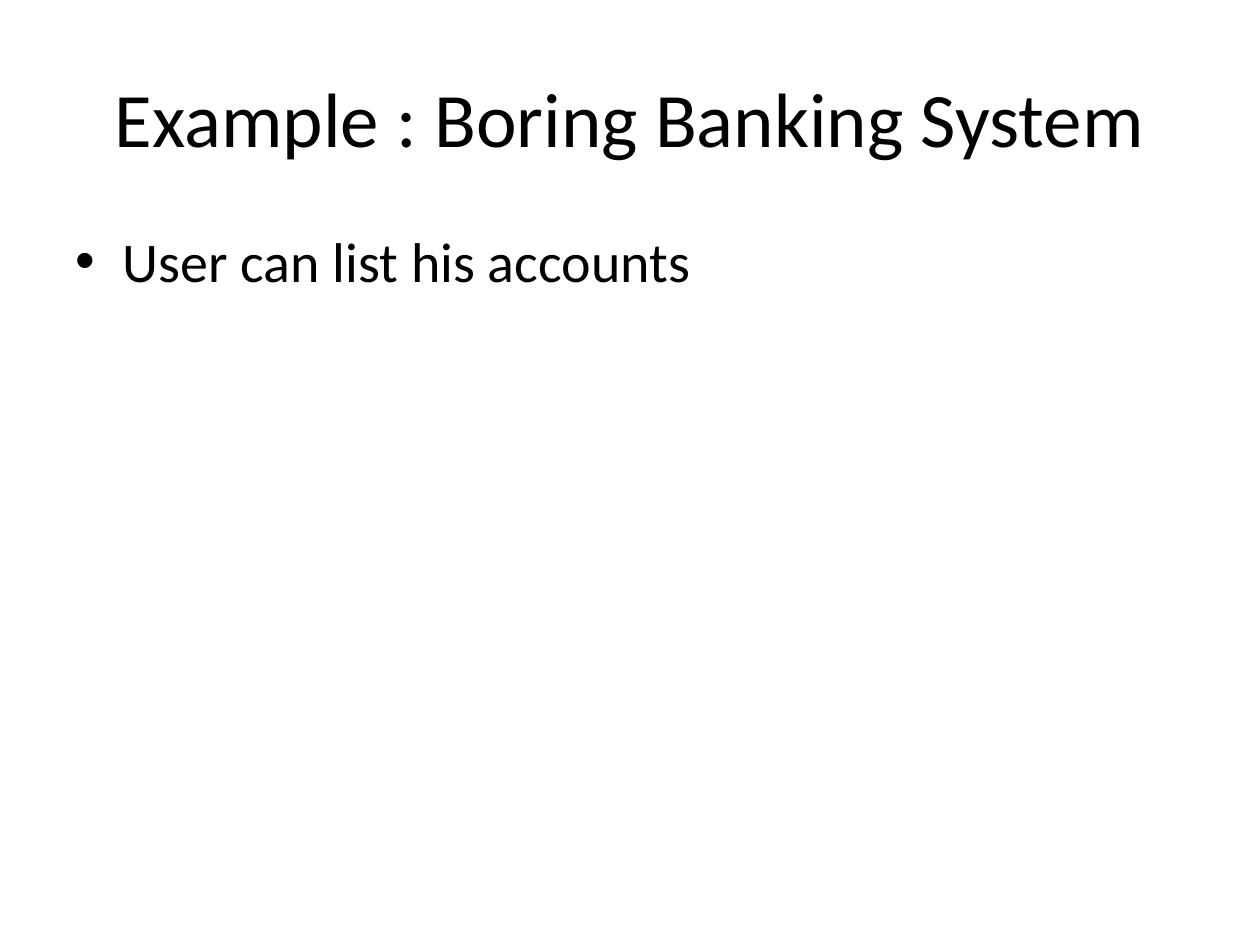
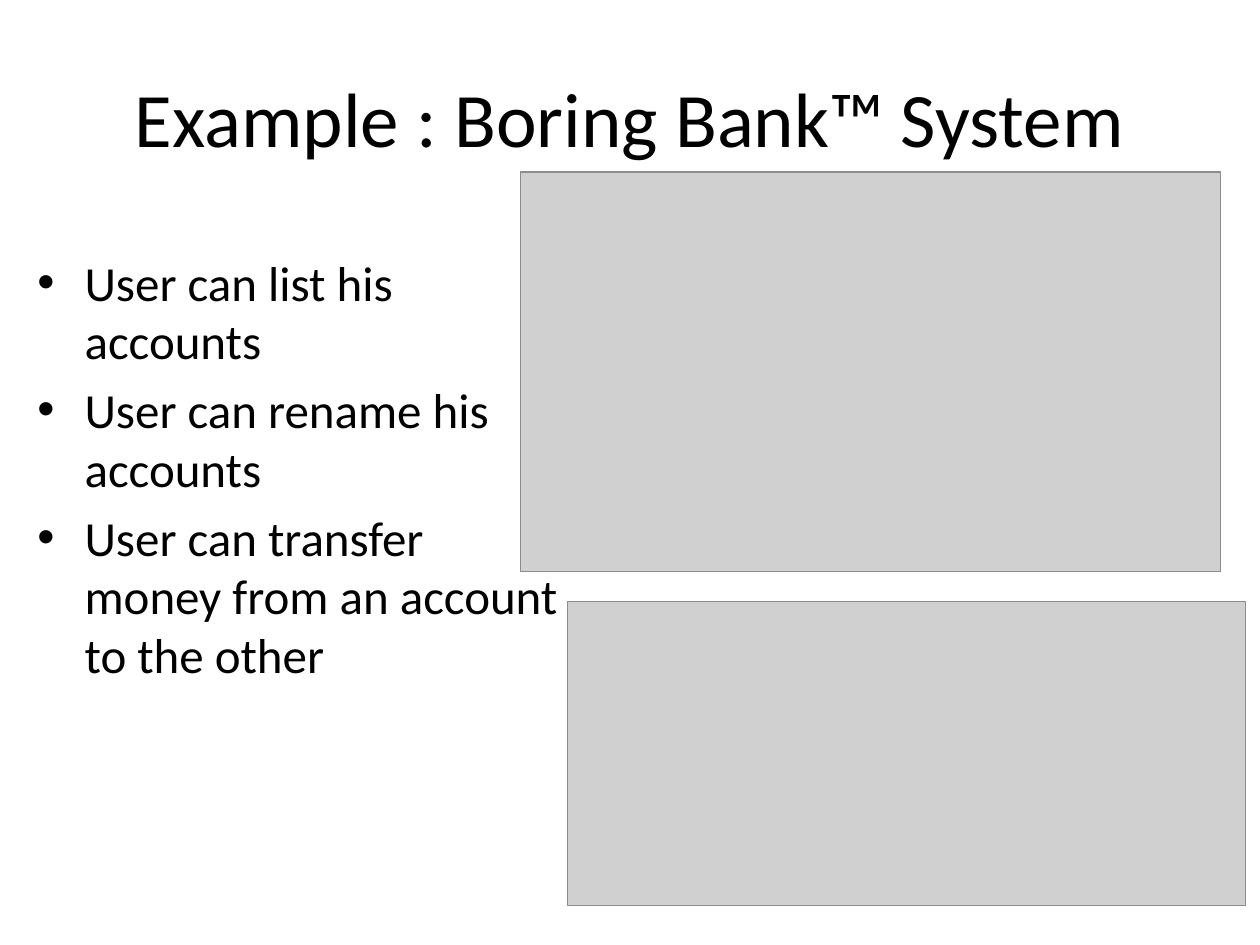
Before and after one commit to tsimbalar/DependencyInjectionTheRightWay, a slide deck: slide 11 of Dependency Injection - the right way.pptx. Drawn at 1260x945 pixels with LibreOffice and Linux fonts; fonts in the diff are those of the drawing; grey boxes stand for pictures. Boxes give left, top, right and bottom in pixels: in the first picture for what was removed or moved away, otherwise in the second. Text is boxed around its words. In the diff, an @@ line names an element or a change of style, - is before the commit and + after.

```diff
--- a/Dependency Injection - the right way.pptx
+++ b/Dependency Injection - the right way.pptx
@@ title at (x1=135, y1=93, x2=1124, y2=161): text changed @@
-Example : Boring Banking System
+Example : Boring Bank™ System
@@ picture added at (x1=520, y1=171, x2=1220, y2=571) @@
@@ text "User can list his accounts" moved from (x1=123, y1=243, x2=690, y2=283) to (x1=85, y1=267, x2=557, y2=674) @@
@@ text at (x1=85, y1=267, x2=393, y2=360): size 32 to 28 pt in "User can list his accounts" @@
@@ text at (x1=85, y1=394, x2=557, y2=674): paragraphs added @@
+• User can rename his accounts
+• User can transfer money from an account to the other
@@ picture added at (x1=567, y1=601, x2=1245, y2=905) @@
```
Also in this commit, not shown: 4 other slides changed, 5 slides added, 1 slide removed.
